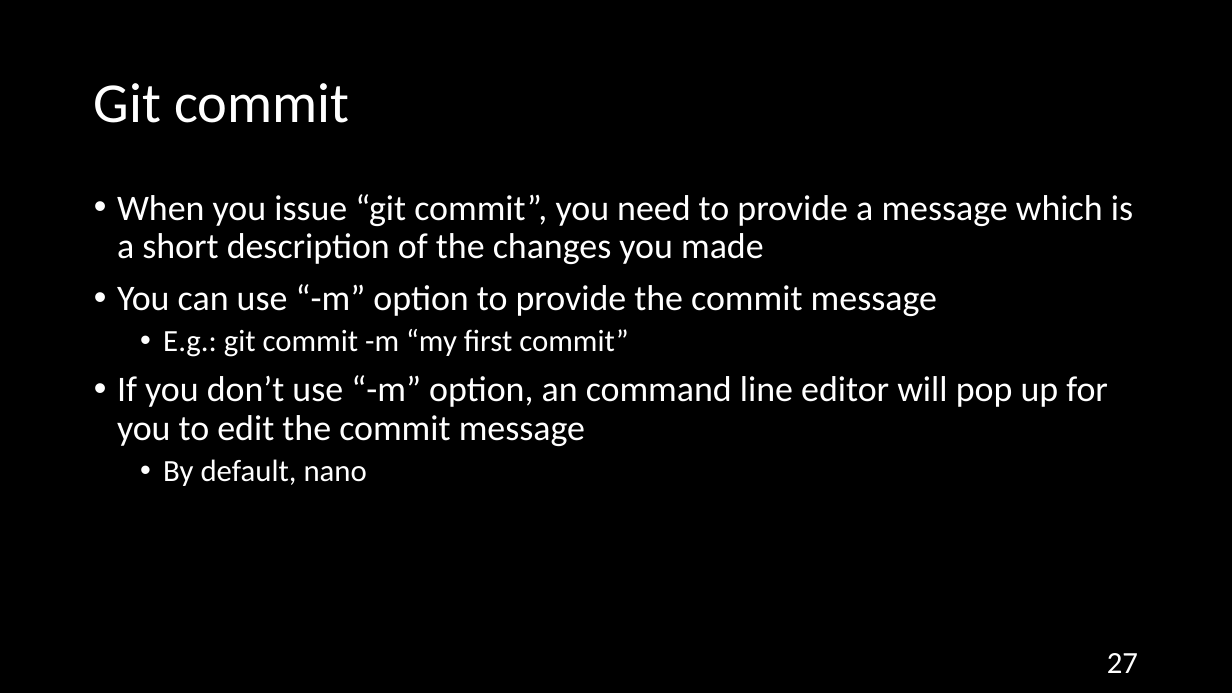
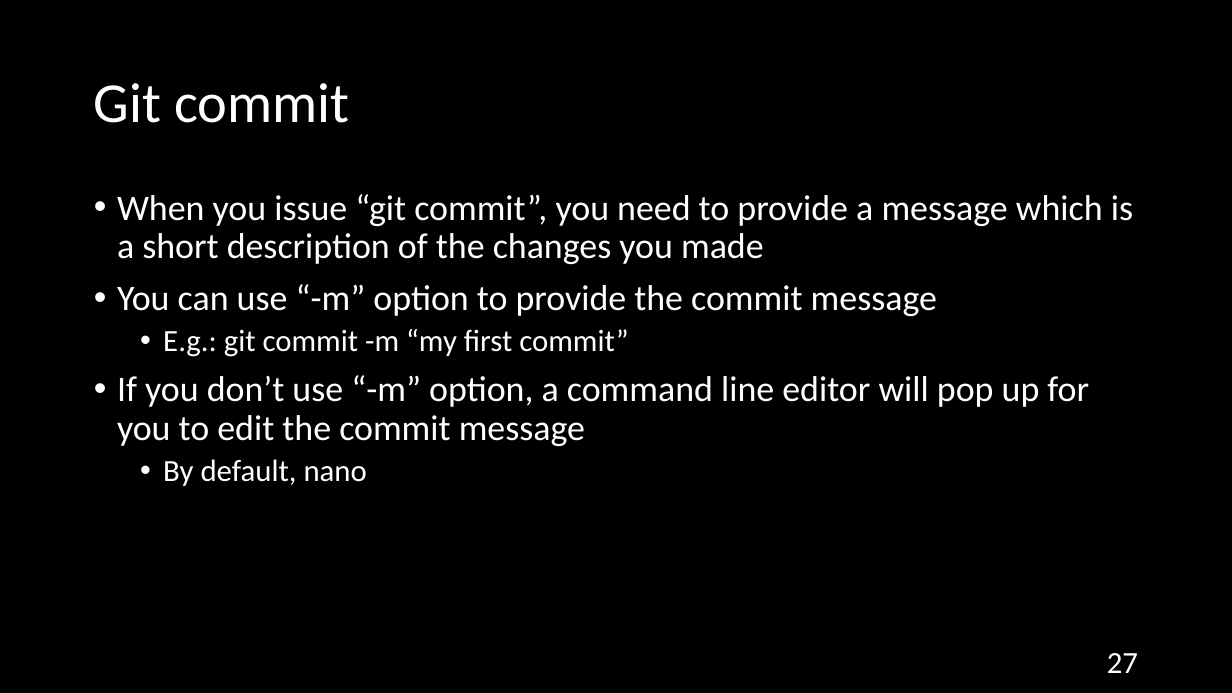
Before and after one commit to NYU-CSO/nyu-cso.github.io, a slide deck: slide 27 of rec-notes/r01.pptx. Drawn at 1232x693 pixels with LibreOffice and Linux fonts; fonts in the diff are those of the drawing. Boxes give left, top, right and bottom in pixels: in the first picture for what was removed or moved away, otherwise in the second. Text is boxed around its words. In the diff, an @@ line names an element or a change of style, - is before the commit and + after.

```diff
--- a/rec-notes/r01.pptx
+++ b/rec-notes/r01.pptx
@@ text at (x1=117, y1=375, x2=1089, y2=446): text changed @@
-• If you don’t use “-m” option, an command line editor will pop up for you to edit the commit message
+• If you don’t use “-m” option, a command line editor will pop up for you to edit the commit message
```
Also in this commit, not shown: 9 other slides changed, 3 other files.
